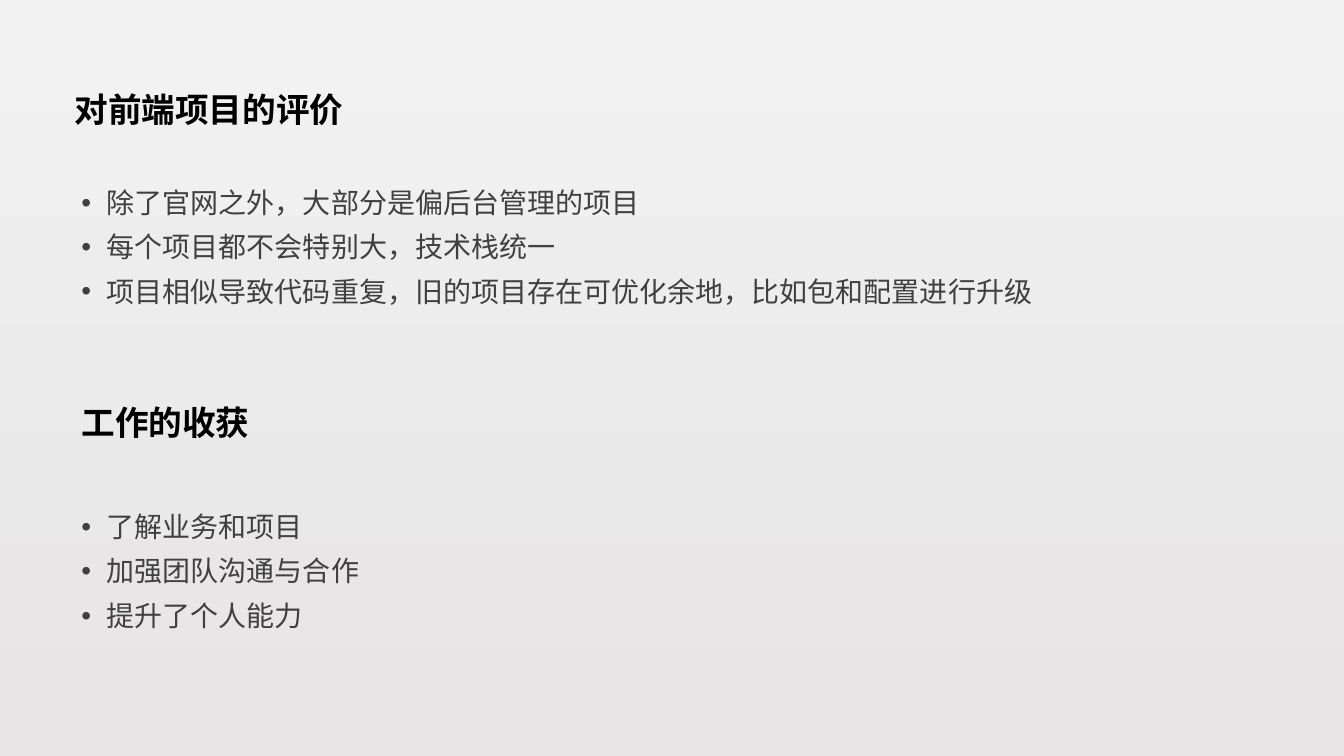
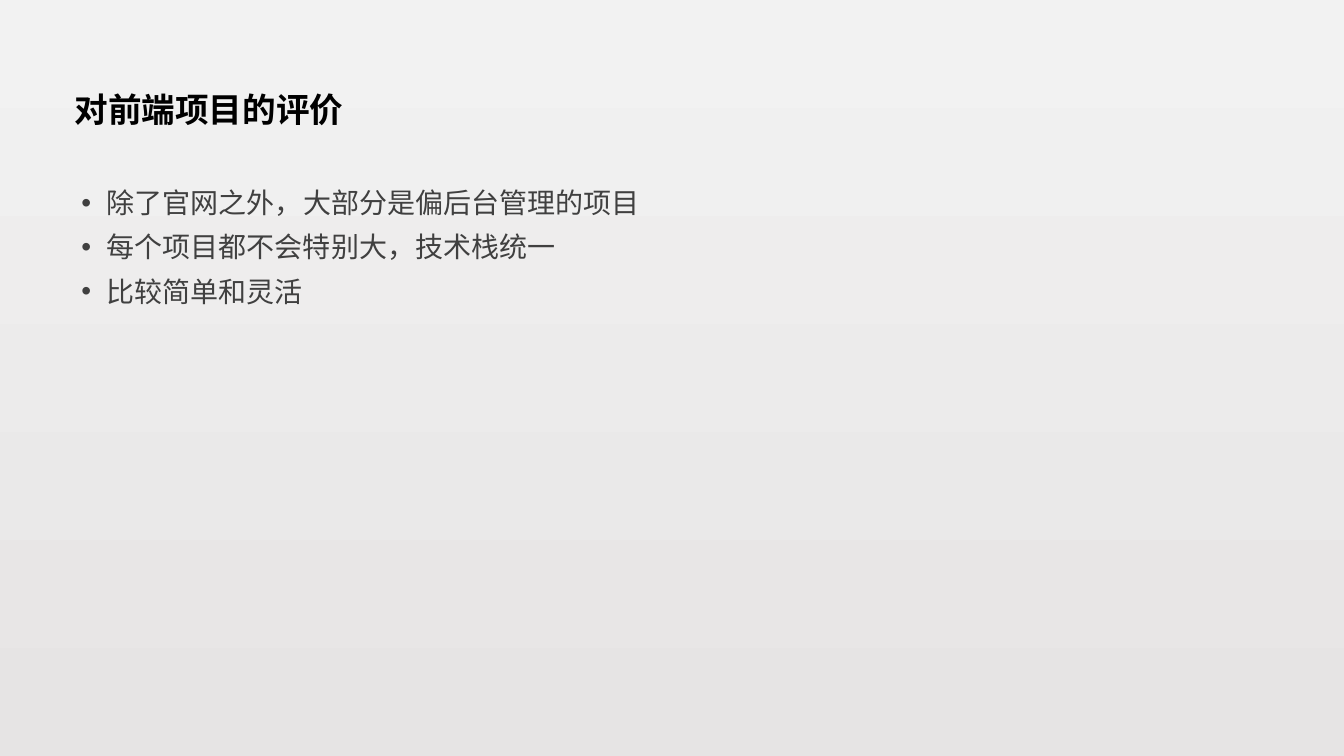
Before and after one commit to zepang/Rx_note, a slide deck: slide 10 of 赖泽海-试用期工作总结.pptx (slide 9 before the commit). Drawn at 1344x756 pixels with LibreOffice and Linux fonts; fonts in the diff are those of the drawing. Boxes give left, top, right and bottom in pixels: in the first picture for what was removed or moved away, otherwise in the second. Text is boxed around its words. In the diff, an @@ line names an element or a change of style, - is before the commit and + after.

```diff
--- a/赖泽海-试用期工作总结.pptx
+++ b/赖泽海-试用期工作总结.pptx
@@ text at (x1=107, y1=278, x2=303, y2=305): text changed @@
-• 项目相似导致代码重复，旧的项目存在可优化余地，比如包和配置进行升级
+• 比较简单和灵活
@@ title removed at (x1=81, y1=406, x2=249, y2=438) @@
-工作的收获
@@ text removed at (x1=107, y1=513, x2=359, y2=628) @@
-• 了解业务和项目
-• 加强团队沟通与合作
-• 提升了个人能力
```
Also in this commit, not shown: 3 other slides changed, 1 slide added.
